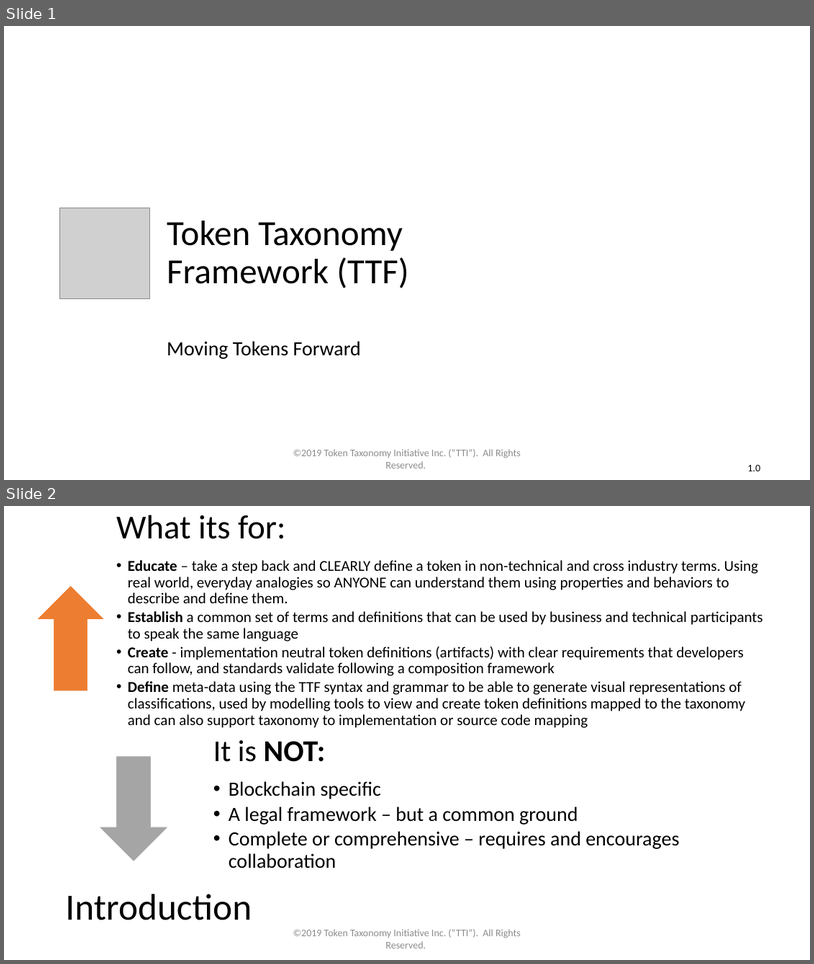
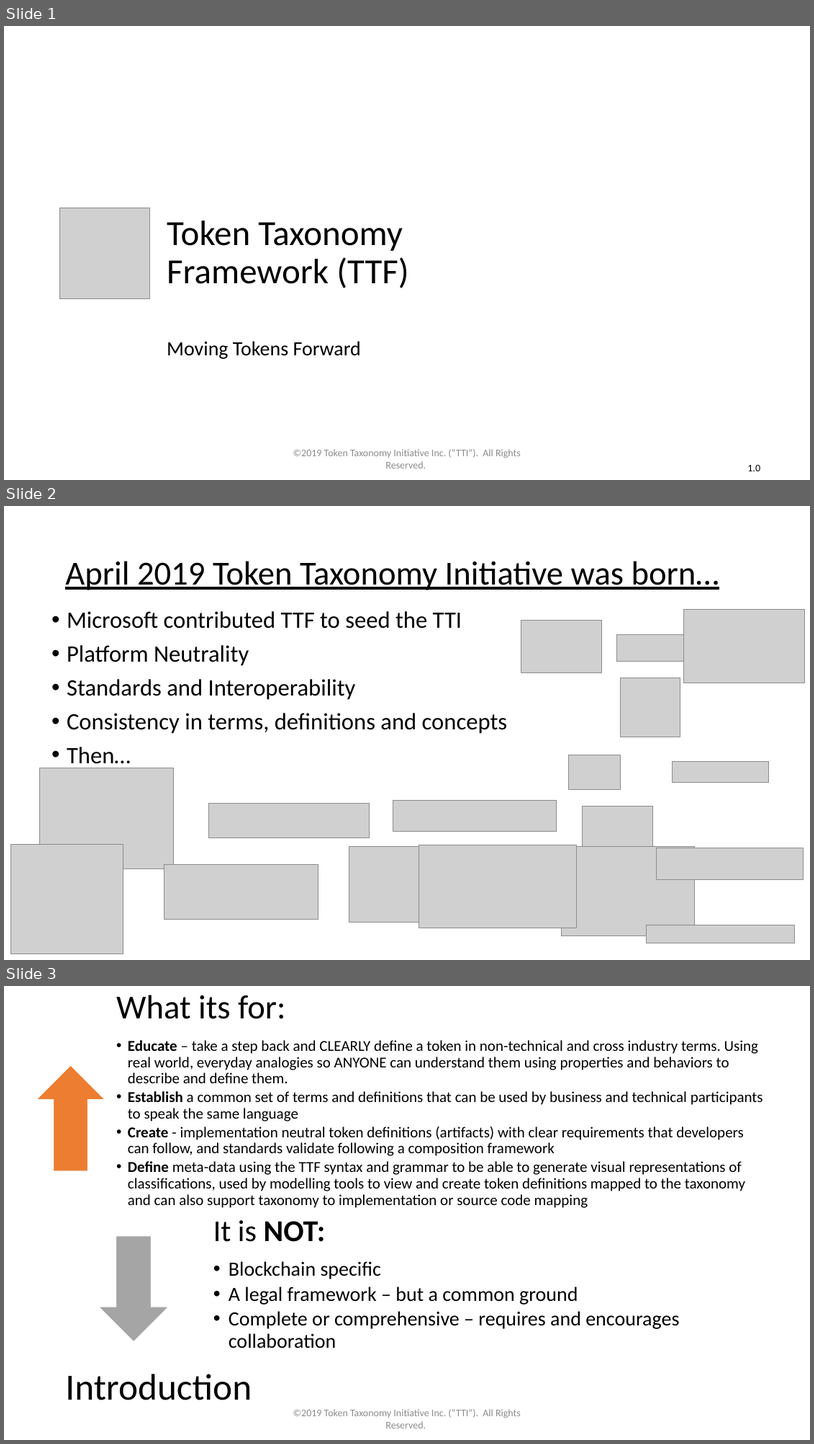
Before and after one commit to vipinsun/TokenTaxonomyFramework-pub, a slide deck: presentations/TTF-Presentation.pptx. Shown one above the other, each under a label of ours: slides 1 and 2 before the commit, slides 1, 2 and 3 after it. The pictures are 814x964 and 814x1444 pixels, drawn with LibreOffice and Linux fonts; fonts in the diff are those of the drawing; grey boxes stand for pictures. Boxes give left, top, right and bottom in pixels: in the first picture for what was removed or moved away, otherwise in the second. Text is boxed around its words. In the diff, an @@ line names an element or a change of style, - is before the commit and + after.

```diff
--- a/presentations/TTF-Presentation.pptx
+++ b/presentations/TTF-Presentation.pptx
@@ slide 2 added at (x1=4, y1=506, x2=810, y2=960), background #FFFFFF @@
@@ title added at (x1=65, y1=561, x2=720, y2=590), 40 pt, text #000000, underline @@
+April 2019 Token Taxonomy Initiative was born…
@@ text added at (x1=67, y1=611, x2=508, y2=769), 28 pt, text #000000 @@
+• Microsoft contributed TTF to seed the TTI
+• Platform Neutrality
+• Standards and Interoperability
+• Consistency in terms, definitions and concepts
+• Then…
@@ picture added at (x1=684, y1=609, x2=805, y2=682) @@
@@ picture added at (x1=522, y1=620, x2=602, y2=673) @@
@@ picture added at (x1=617, y1=635, x2=684, y2=662) @@
@@ picture added at (x1=621, y1=678, x2=680, y2=737) @@
@@ picture added at (x1=569, y1=754, x2=621, y2=789) @@
@@ picture added at (x1=672, y1=762, x2=769, y2=782) @@
@@ picture added at (x1=40, y1=768, x2=173, y2=868) @@
@@ picture added at (x1=208, y1=803, x2=369, y2=837) @@
@@ picture added at (x1=393, y1=800, x2=557, y2=831) @@
@@ picture added at (x1=582, y1=806, x2=653, y2=846) @@
@@ picture added at (x1=10, y1=844, x2=123, y2=953) @@
@@ picture added at (x1=350, y1=847, x2=440, y2=922) @@
@@ picture added at (x1=419, y1=844, x2=578, y2=927) @@
@@ picture added at (x1=561, y1=847, x2=695, y2=936) @@
@@ picture added at (x1=657, y1=848, x2=804, y2=879) @@
@@ picture added at (x1=165, y1=864, x2=319, y2=919) @@
@@ picture added at (x1=647, y1=924, x2=795, y2=943) @@
@@ what was slide 2 is now slide 3 @@
```
